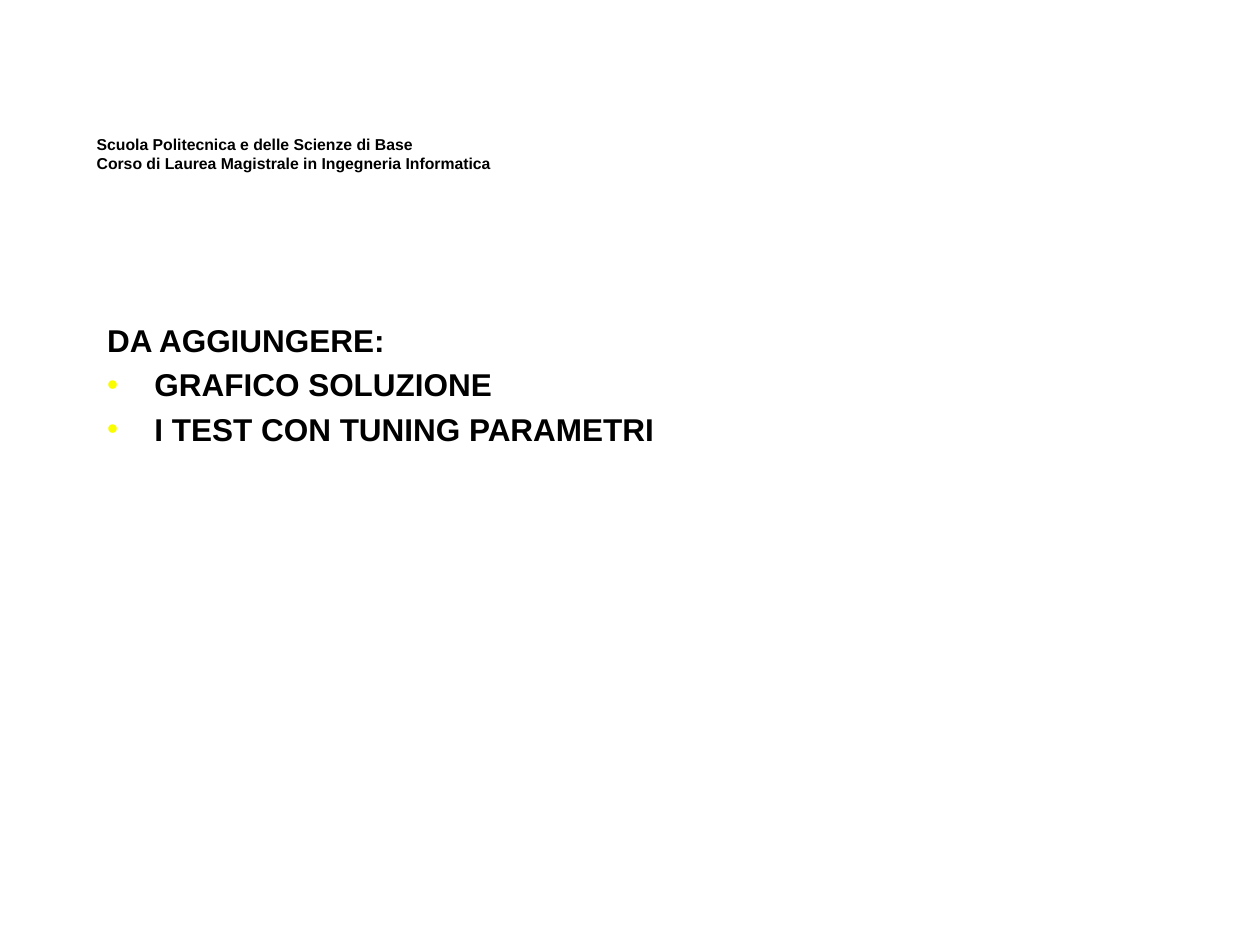
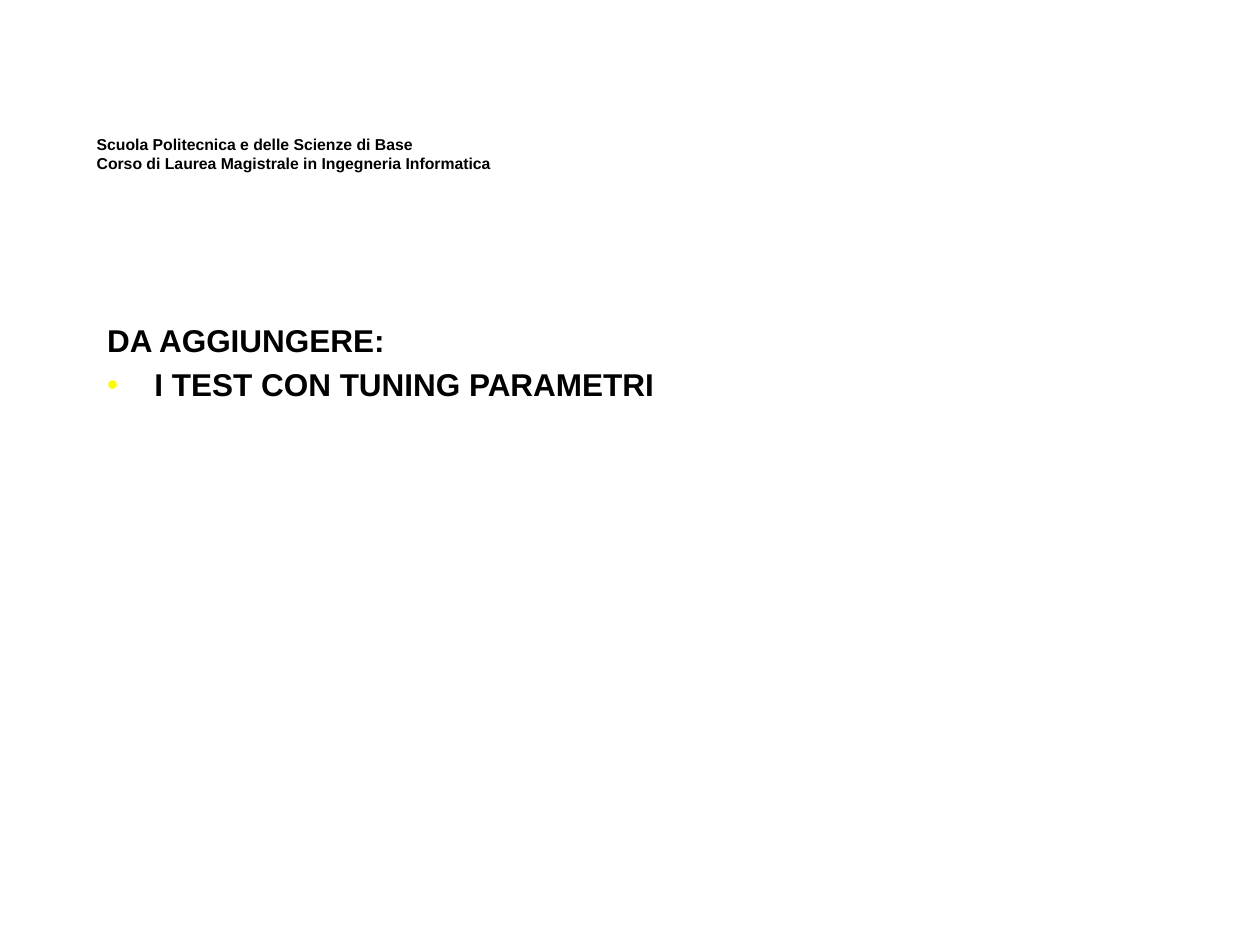
Before and after one commit to MicheleMaresca98/TSP-SimulatedAnnealing, a slide deck: slide 27 of Presentazione Elaborato Ricerca Operativa.pptx (slide 26 before the commit). Drawn at 1260x945 pixels with LibreOffice and Linux fonts; fonts in the diff are those of the drawing; background and template pictures are left out. Boxes give left, top, right and bottom in pixels: in the first picture for what was removed or moved away, otherwise in the second. Text is boxed around its words. In the diff, an @@ line names an element or a change of style, - is before the commit and + after.

Commit message:
Update3 Slide Aggiunta grafo soluzione Berlin

```diff
--- a/Presentazione Elaborato Ricerca Operativa.pptx
+++ b/Presentazione Elaborato Ricerca Operativa.pptx
@@ text at bbox=[154, 374, 492, 397]: paragraph removed @@
-• GRAFICO SOLUZIONE
```
Also in this commit, not shown: 1 slide added.
